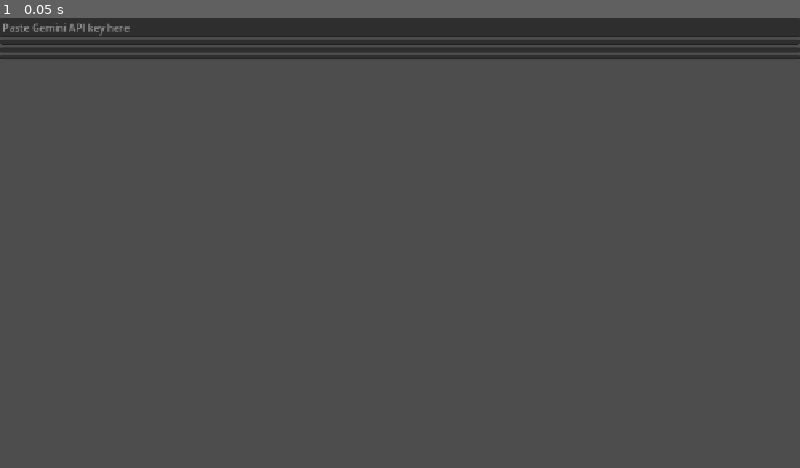
Above: before the commit, frame 1.
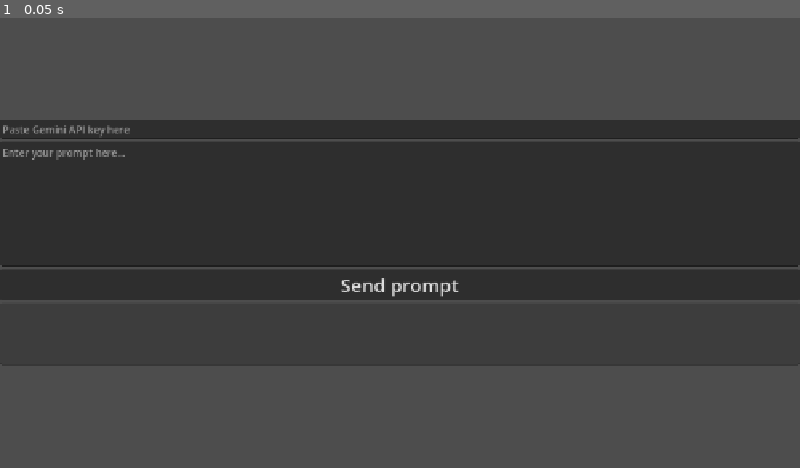
Above: after the commit, the same moment.

Repository: dmnlegendary/Using-Gemini-LLM-in-Godot
Game: Godot game, scene res://gemini_test.tscn
Same seed, same stepped clock (60 frames per second), same inputs: the game is played once before the commit and once after it. The project has no main scene, so this scene is started directly.
Inputs:
- Up to frame 1 (0.05 s): no input

The runs differ from the first frame. In frame 1, 45% of the frame differs, in the area x 0-100%, y 0-77%.

Commit message:
All nodes set up

Diff:
--- a/gemini_test.tscn
+++ b/gemini_test.tscn
@@ -15,6 +15,7 @@
 anchor_bottom = 1.0
 grow_horizontal = 2
 grow_vertical = 2
+alignment = 1
 
 [node name="API_key_INPUT" type="LineEdit" parent="VBoxContainer" unique_id=1592585190]
 layout_mode = 2
@@ -22,14 +23,20 @@
 secret = true
 
 [node name="Prompt_INPUT" type="TextEdit" parent="VBoxContainer" unique_id=1274120621]
+custom_minimum_size = Vector2(100, 200)
 layout_mode = 2
 theme_override_font_sizes/font_size = 16
 placeholder_text = "Enter your prompt here..."
 
 [node name="SendButton" type="Button" parent="VBoxContainer" unique_id=535593893]
 layout_mode = 2
+theme_override_font_sizes/font_size = 30
+text = "Send prompt"
 
 [node name="Response_OUTPUT" type="TextEdit" parent="VBoxContainer" unique_id=803771719]
+custom_minimum_size = Vector2(0, 100)
 layout_mode = 2
+editable = false
+wrap_mode = 1
 
 [node name="HTTPRequest" type="HTTPRequest" parent="VBoxContainer" unique_id=59469025]
